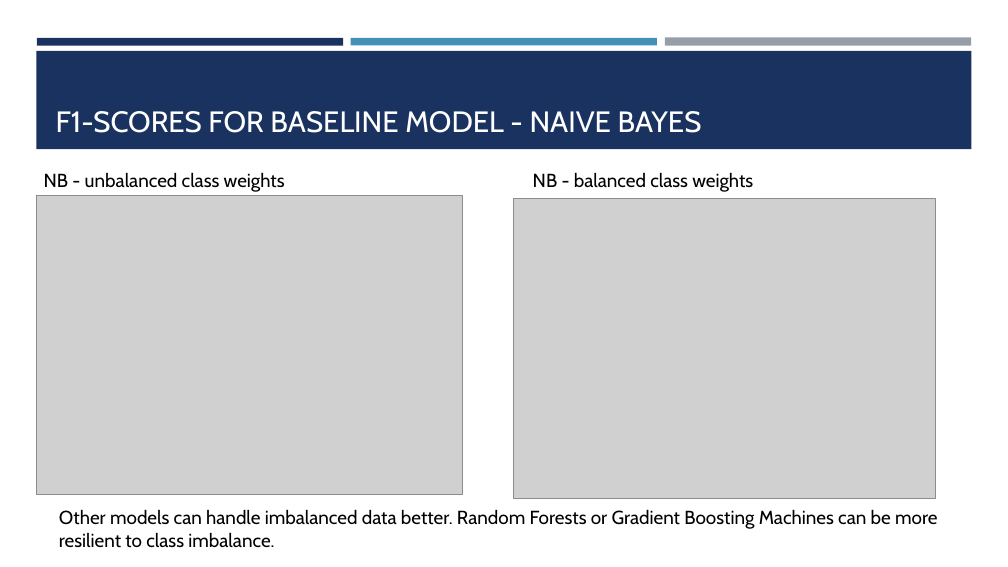
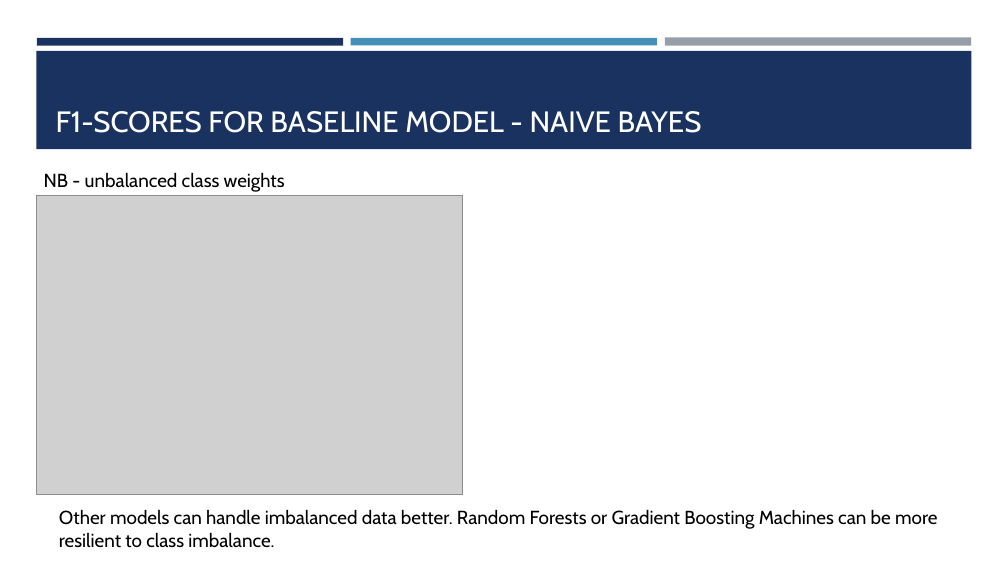
Before and after one commit to josefweibel/nlp-medical-project, a slide deck: slide 8 of presentations/Final Presentation.pptx. Drawn at 1008x567 pixels with LibreOffice and Linux fonts; fonts in the diff are those of the drawing; grey boxes stand for pictures. Boxes give left, top, right and bottom in pixels: in the first picture for what was removed or moved away, otherwise in the second. Text is boxed around its words. In the diff, an @@ line names an element or a change of style, - is before the commit and + after.

```diff
--- a/presentations/Final Presentation.pptx
+++ b/presentations/Final Presentation.pptx
@@ text removed at (533,172,753,192) @@
-NB - balanced class weights
@@ picture removed at (513,199,935,498) @@
```
Also in this commit, not shown: 3 other slides changed.
